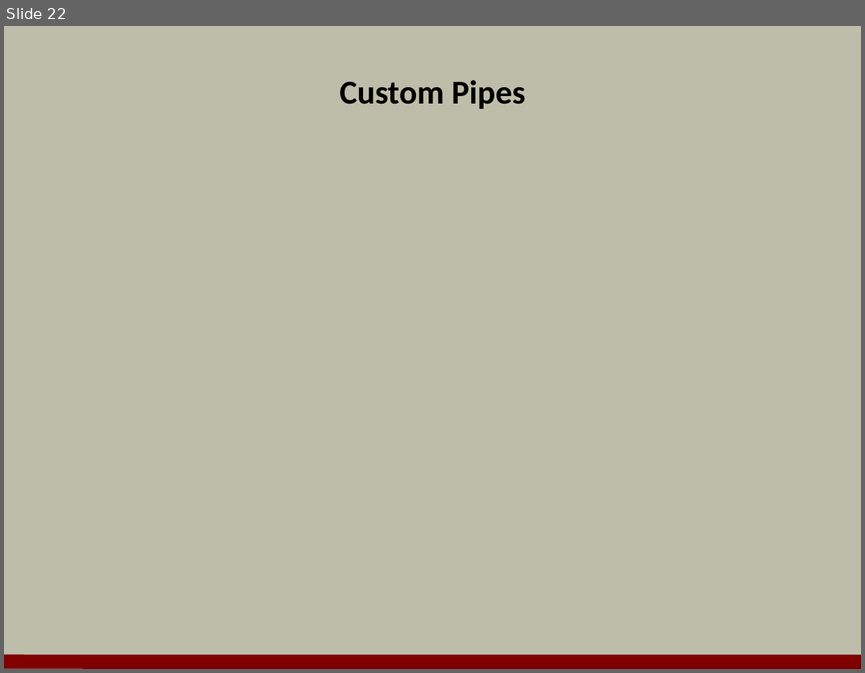
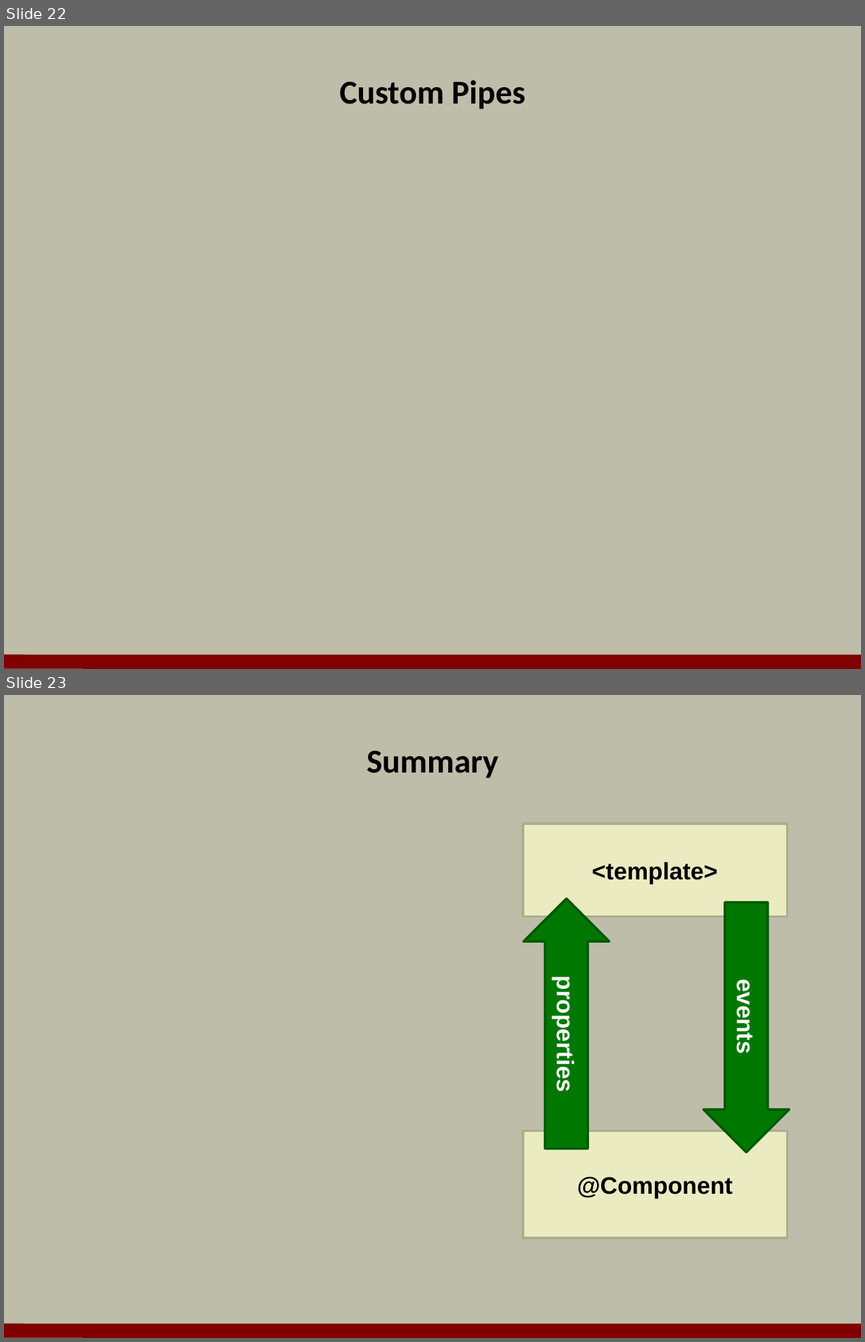
Before and after one commit to OdeToCode/classes, a slide deck: angular2/slides/05_templates.pptx. Shown one above the other, each under a label of ours: slide 22 before the commit, slides 22 and 23 after it. The pictures are 865x673 and 865x1342 pixels, drawn with LibreOffice and Linux fonts; fonts in the diff are those of the drawing; background and template pictures are left out. Boxes give left, top, right and bottom in pixels: in the first picture for what was removed or moved away, otherwise in the second. Text is boxed around its words. In the diff, an @@ line names an element or a change of style, - is before the commit and + after.

```diff
--- a/angular2/slides/05_templates.pptx
+++ b/angular2/slides/05_templates.pptx
@@ slide 23 added at [4, 695, 861, 1338], background #BDBDA9; not listed: 1 template element that a slide beside it also shows @@
@@ title added at [366, 751, 498, 778], 28 pt, text #000000, bold @@
+Summary
@@ rectangle added at [522, 824, 786, 916], fill #EBEBC2, outline #AEAE90 2 pt, 20 pt, text #000000, bold @@
+<template>
@@ up arrow added at [524, 899, 609, 1149], fill #007700, outline #005800 2 pt, 20 pt, text #FFFFFF, bold @@
+properties
@@ up arrow added at [703, 902, 789, 1153], fill #007700, outline #005800 2 pt, 20 pt, text #FFFFFF, bold @@
+events
@@ rectangle added at [522, 1130, 786, 1238], fill #EBEBC2, outline #AEAE90 2 pt, 20 pt, text #000000, bold @@
+@Component
```
Also in this commit, not shown: 3 slides changed, 7 other slides added, 8 slides removed.
